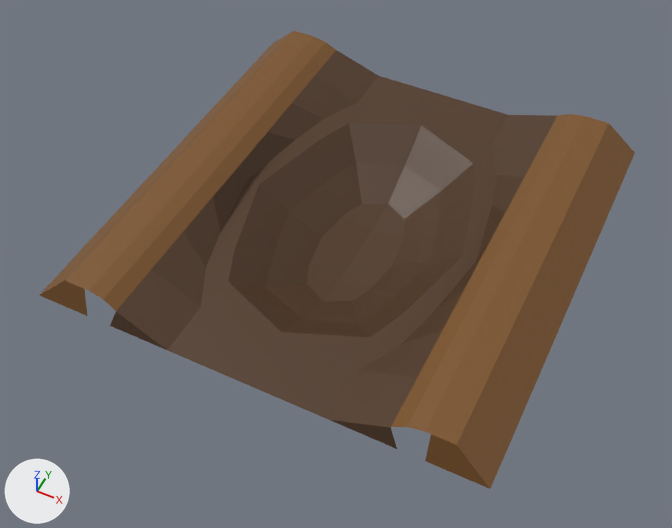
Renders of the FBX model PFA-Projet Racine/Assets/Import/Mesh Blender/champ.fbx from each side of a commit.
The view is the same before and after, from a camera (50 mm lens) standing at (-11.23, -4.68, 2.97) and looking at (-12.49, -2.16, -0.17). The axes (+X, +Y, +Z) are drawn at lower left. The lights are the same throughout. The picture after the commit comes second. Where no turn or scale is listed for an object, it has been applied to the vertices. Vertices at exactly the same position are counted once.
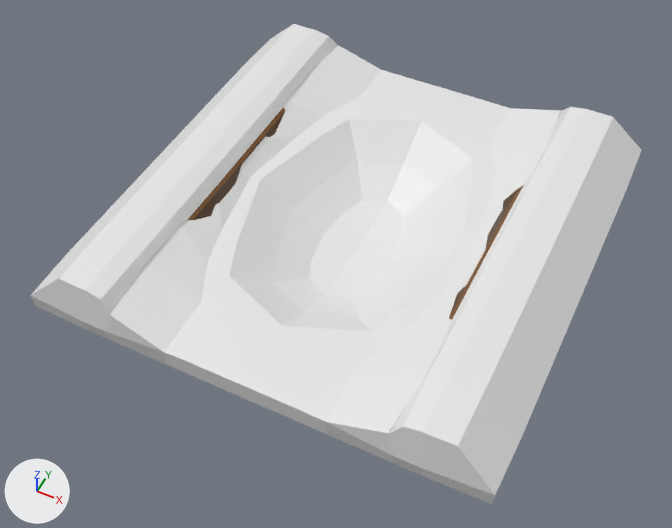
The change in detail:
Material 'OUTLINE' (mat_outline) is new.
Its base color is (0.8, 0.8, 0.8) (white #e7e7e7).
me_plane_006 is used by ob_plane_005; location (-12.464, -1.994, -0.026).
me_plane_006 had 199 vertices, 172 faces and spanned x -1.0..1.0, y -1.0..1.0, z -0.23..0.15.
me_plane_006 now has 546 vertices, 496 faces and spans x -1.03..1.03, y -1.03..1.03, z -0.23..0.18.
me_plane_006 part 1: a new loose piece of 275 vertices spanning x -1.03..1.03, y -1.03..1.03, z -0.19..0.18, in mat_outline (white #e7e7e7).
Other edits to the shape of me_plane_006 do not show in these pictures.
me_plane_006 gains material mat_outline (white #e7e7e7).

Where the change shows, as pixel boxes [x1, y1, x2, y2] in the pictures (672 x 528 px):
'Plane.005', reshaped: before [39, 31, 635, 489]; after [31, 24, 641, 504]
part 1 of me_plane_006, added: after [31, 24, 641, 504]
